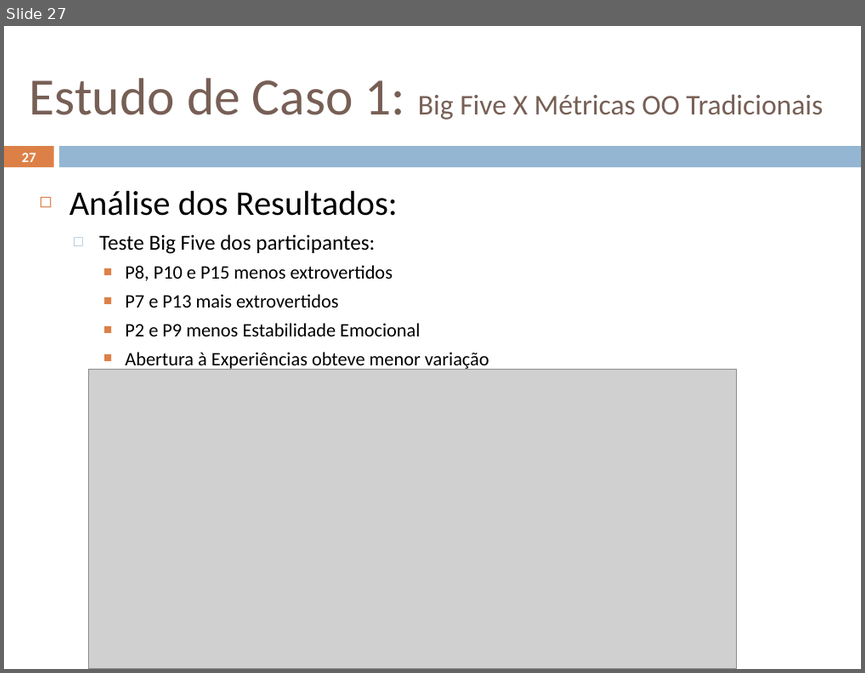
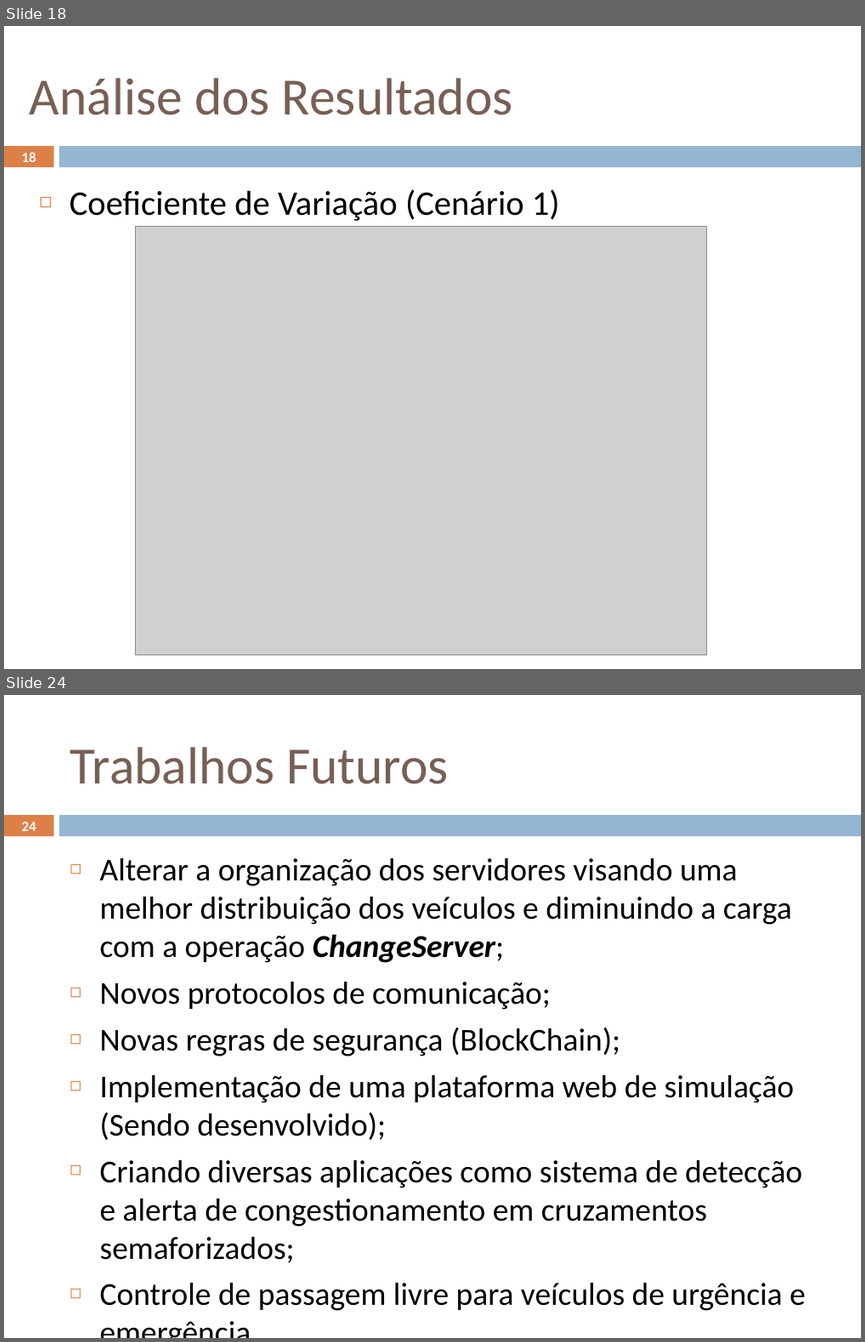
Before and after one commit to geoleite/Mestrado, a slide deck: Apresentacao/ApresentaçãoV1.pptx. Shown one above the other, each under a label of ours: slide 27 before the commit, slides 18 and 24 after it; the slides between them are not shown. The pictures are 865x673 and 865x1342 pixels, drawn with LibreOffice and Linux fonts; fonts in the diff are those of the drawing; grey boxes stand for pictures. Boxes give left, top, right and bottom in pixels: in the first picture for what was removed or moved away, otherwise in the second. Text is boxed around its words. In the diff, an @@ line names an element or a change of style, - is before the commit and + after.

```diff
--- a/Apresentacao/ApresentaçãoV1.pptx
+++ b/Apresentacao/ApresentaçãoV1.pptx
@@ slide 24 added at <box>4,695,861,1338</box>, background #FFFFFF; not listed: 2 template elements that a slide beside it also shows @@
@@ title added at <box>70,747,449,784</box>, 44 pt, text #775F55 @@
+Trabalhos Futuros
@@ page number added at <box>22,822,36,831</box>, 12 pt, text #FFFFFF, bold @@
+24
@@ text added at <box>100,858,806,1310</box>, 26.8 pt, text #000000 @@
+◻ Alterar a organização dos servidores visando uma melhor distribuição dos veículos e diminuindo a carga com a operação ChangeServer;
+◻ Novos protocolos de comunicação;
+◻ Novas regras de segurança (BlockChain);
+◻ Implementação de uma plataforma web de simulação (Sendo desenvolvido);
+◻ Criando diversas aplicações como sistema de detecção e alerta de congestionamento em cruzamentos semaforizados;
+◻ Controle de passagem livre para veículos de urgência e emergência.
@@ what was slide 27 is now slide 18 @@
@@ slide 18 changed as well @@
@@ title at <box>30,78,513,115</box>: text changed; size 24 to 44 pt @@
-Estudo de Caso 1: Big Five X Métricas OO Tradicionais
+Análise dos Resultados
@@ page number at <box>22,152,36,162</box>: text changed @@
-27
+18
@@ text at <box>69,189,560,221</box>: text changed; size 16 to 29 pt @@
-◻ Análise dos Resultados:
-  □ Teste Big Five dos participantes:
-    ■ P8, P10 e P15 menos extrovertidos
-    ■ P7 e P13 mais extrovertidos
-    ■ P2 e P9 menos Estabilidade Emocional
-    ■ Abertura à Experiências obteve menor variação
+◻ Coeficiente de Variação (Cenário 1)
@@ picture: place and size @@
-picture at <box>88,369,736,669</box>
+picture at <box>136,226,708,654</box>
```
Also in this commit, not shown: 8 other slides changed, 12 other slides added, 29 slides removed, 29 other files.
